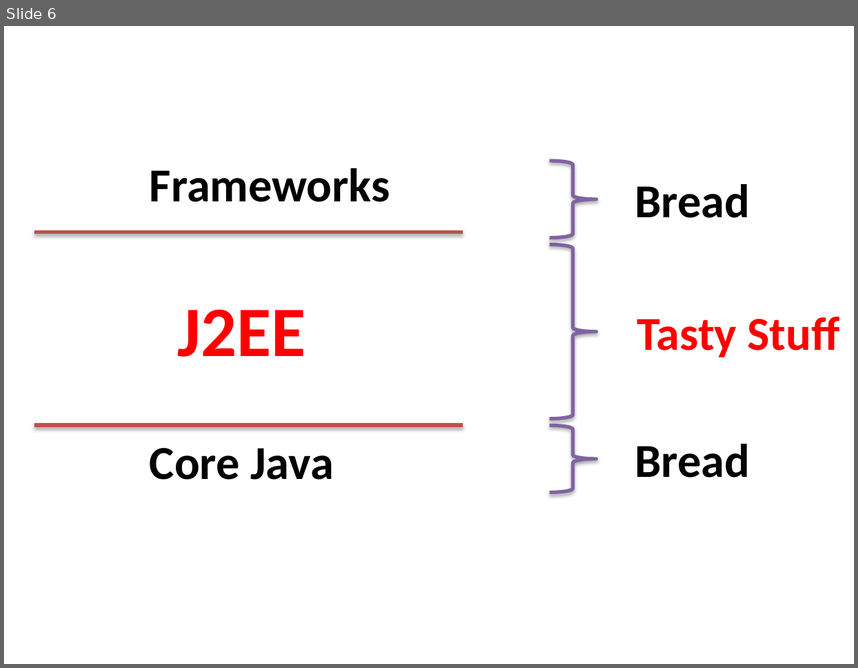
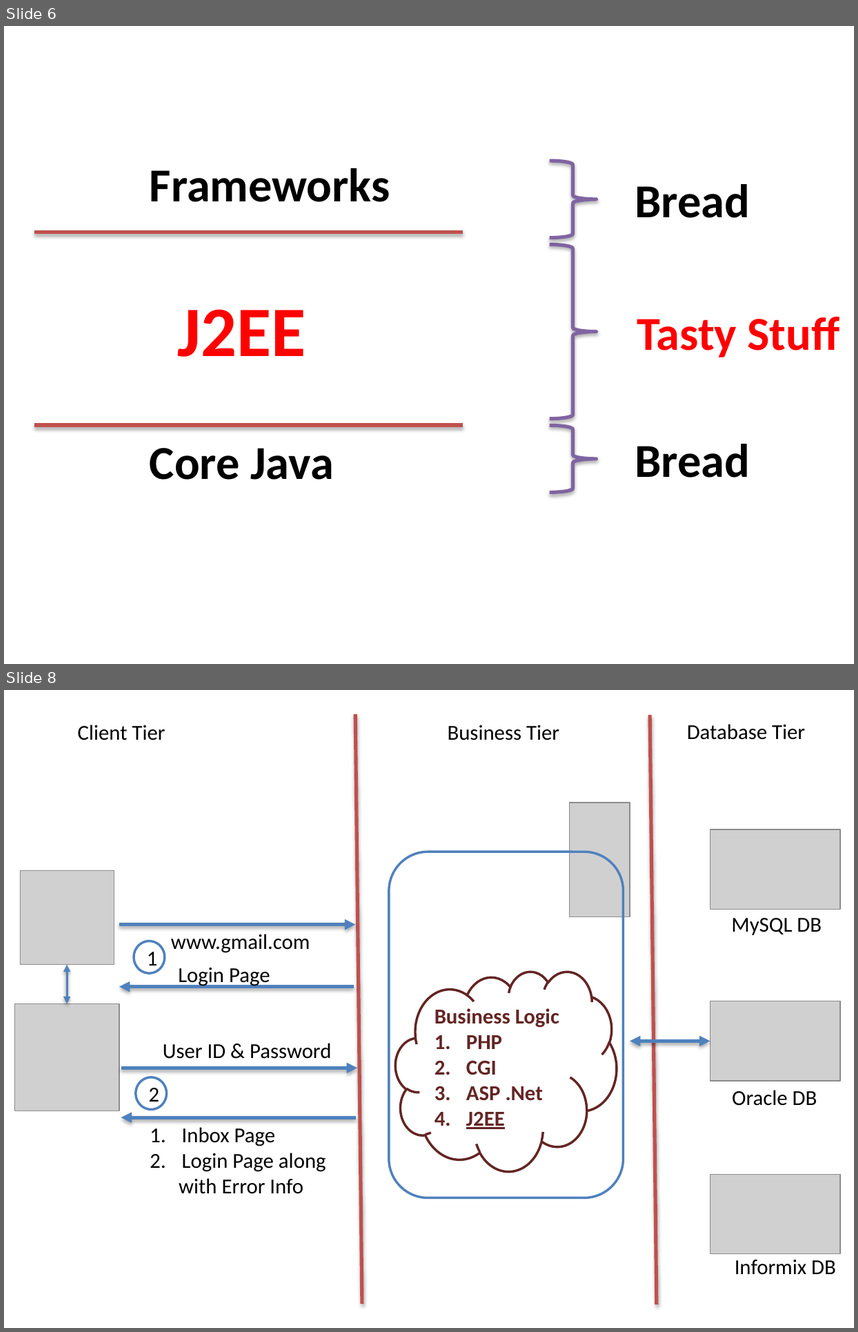
Before and after one commit to avinashv411/For-Class, a slide deck: 11. Others/A. PPTs/J2EE Introduction.pptx. Shown one above the other, each under a label of ours: slide 6 before the commit, slides 6 and 8 after it; the slides between them are not shown. The pictures are 858x668 and 858x1332 pixels, drawn with LibreOffice and Linux fonts; fonts in the diff are those of the drawing; grey boxes stand for pictures. Boxes give left, top, right and bottom in pixels: in the first picture for what was removed or moved away, otherwise in the second. Text is boxed around its words. In the diff, an @@ line names an element or a change of style, - is before the commit and + after.

```diff
--- a/11. Others/A. PPTs/J2EE Introduction.pptx
+++ b/11. Others/A. PPTs/J2EE Introduction.pptx
@@ slide 8 added at <box>4,690,854,1328</box>, background #FFFFFF @@
@@ text added at <box>78,724,165,740</box>, 18 pt, text #000000 @@
+Client Tier
@@ line added from (355, 715) to (362, 1303), #C0504D 3 pt @@
@@ text added at <box>448,725,559,740</box>, 18 pt, text #000000 @@
+Business Tier
@@ line added from (650, 715) to (657, 1304), #C0504D 3 pt @@
@@ text added at <box>687,724,805,740</box>, 18 pt, text #000000 @@
+Database Tier
@@ picture added at <box>569,802,630,916</box> @@
@@ picture added at <box>711,829,840,909</box> @@
@@ rounded rectangle added at <box>389,851,624,1198</box>, outline #4F81BD 2 pt @@
@@ picture added at <box>20,870,114,964</box> @@
@@ arrow added from (120, 925) to (355, 925), #4F81BD 3 pt @@
@@ text added at <box>171,934,310,953</box>, 18 pt, text #000000 @@
+www.gmail.com
@@ text added at <box>731,918,822,935</box>, 18 pt, text #000000 @@
+MySQL DB
@@ ellipse added at <box>134,940,165,973</box>, outline #4F81BD 2 pt, 18 pt, text #000000 @@
+1
@@ double arrow added from (67, 965) to (67, 1004), #4F81BD 2 pt @@
@@ text added at <box>178,967,270,987</box>, 18 pt, text #000000 @@
+Login Page
@@ cloud added at <box>396,972,617,1171</box>, fill #FFFFFF, outline #632523 2 pt, 18 pt, text #632523, bold @@
+Business Logic
+1. PHP
+2. CGI
+3. ASP .Net
+4. J2EE
@@ arrow added from (355, 987) to (120, 987), #4F81BD 3 pt @@
@@ picture added at <box>15,1004,120,1111</box> @@
@@ picture added at <box>711,1001,840,1081</box> @@
@@ double arrow added from (630, 1041) to (711, 1041), #4F81BD 3 pt @@
@@ text added at <box>163,1043,331,1058</box>, 18 pt, text #000000 @@
+User ID & Password
@@ arrow added from (121, 1067) to (358, 1067), #4F81BD 3 pt @@
@@ ellipse added at <box>136,1077,166,1109</box>, outline #4F81BD 2 pt, 18 pt, text #000000 @@
+2
@@ text added at <box>732,1090,818,1105</box>, 18 pt, text #000000 @@
+Oracle DB
@@ arrow added from (356, 1118) to (121, 1118), #4F81BD 3 pt @@
@@ text added at <box>179,1127,326,1194</box>, 18 pt, text #000000 @@
+1. Inbox Page
+2. Login Page along
+with Error Info
@@ picture added at <box>711,1174,840,1254</box> @@
@@ text added at <box>735,1259,836,1274</box>, 18 pt, text #000000 @@
+Informix DB
```
Also in this commit, not shown: 1 other slide added, 6 other files.
